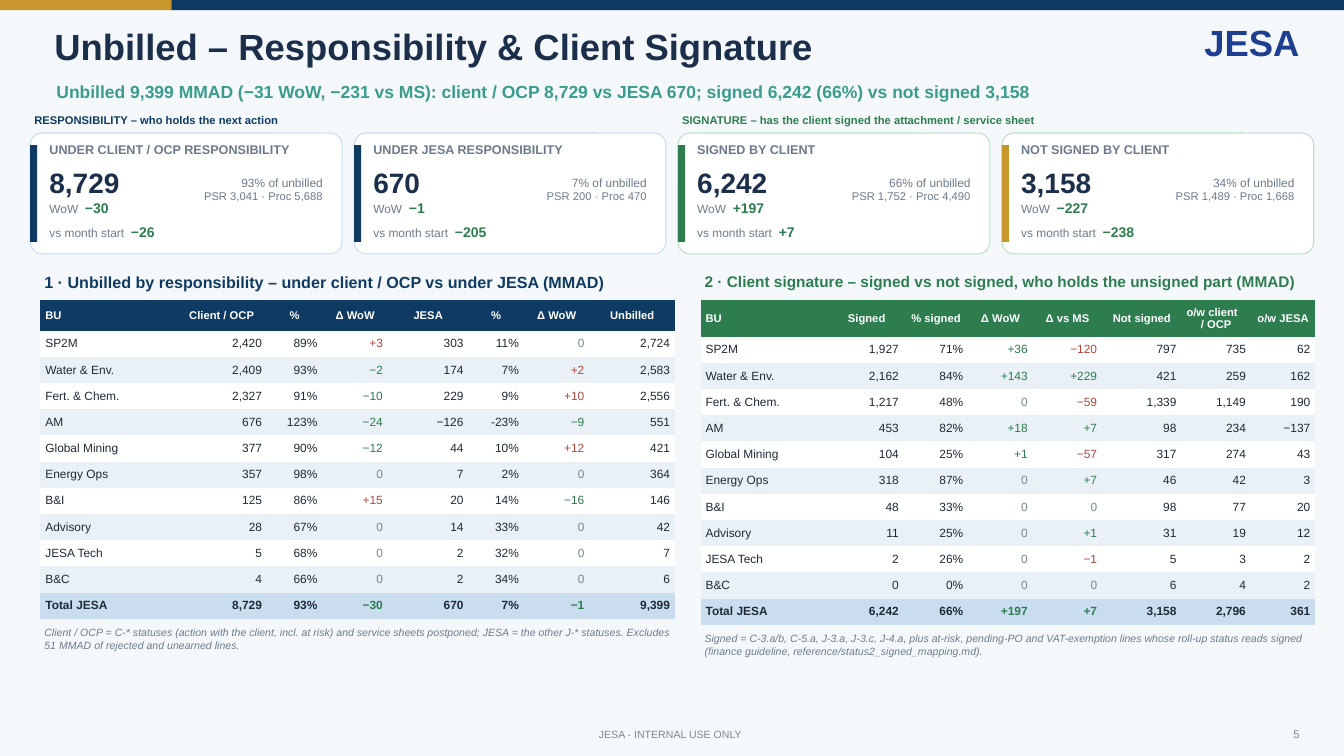
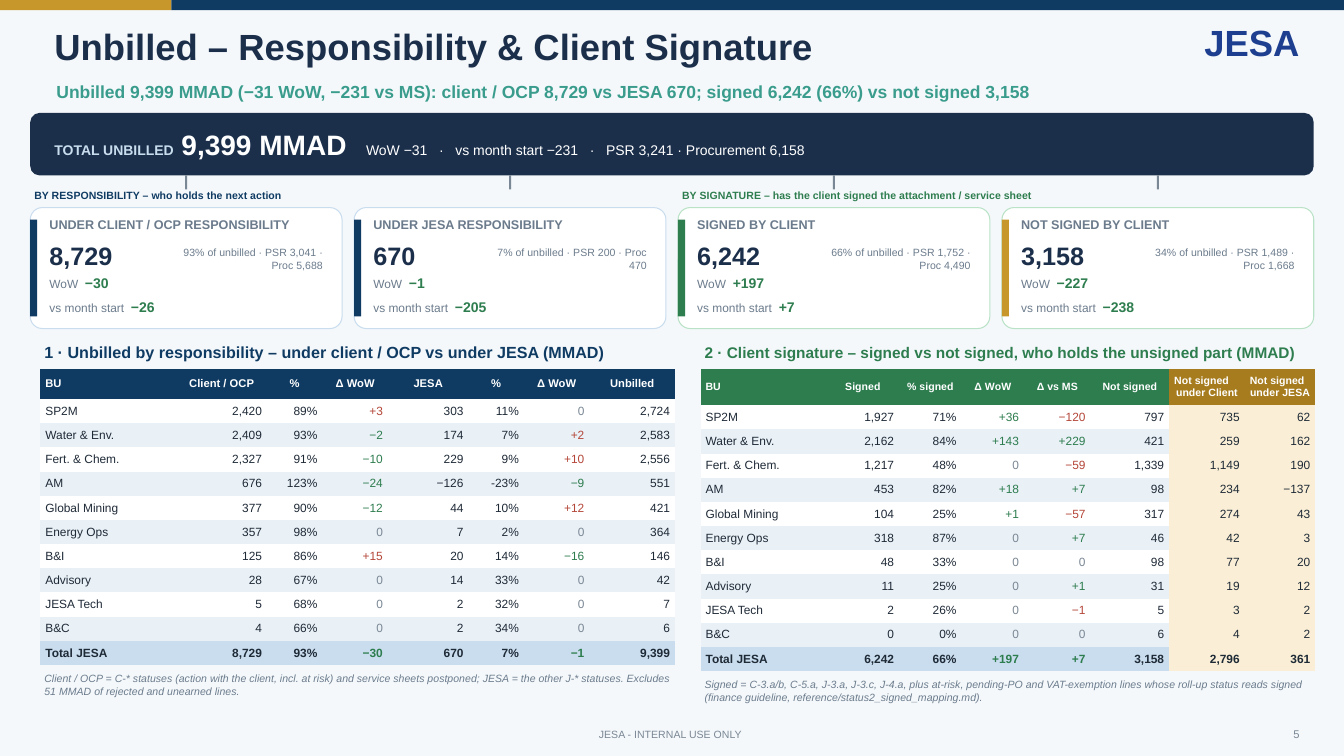
Before and after one commit to cherkaouihassan-art/Skills-Repo, a slide deck: slide 5 of weekly-ar-cash-deck/output/JESA_AR_Cash_Position_Nov_W1_2026-11-04_DRAFT.pptx. Drawn at 1344x756 pixels with LibreOffice and Linux fonts; fonts in the diff are those of the drawing. Boxes give left, top, right and bottom in pixels: in the first picture for what was removed or moved away, otherwise in the second. Text is boxed around its words. In the diff, an @@ line names an element or a change of style, - is before the commit and + after.

```diff
--- a/weekly-ar-cash-deck/output/JESA_AR_Cash_Position_Nov_W1_2026-11-04_DRAFT.pptx
+++ b/weekly-ar-cash-deck/output/JESA_AR_Cash_Position_Nov_W1_2026-11-04_DRAFT.pptx
@@ rounded rectangle added at [30, 113, 1314, 175], fill #1B2F4B @@
@@ text added at [54, 135, 805, 160], 10 pt, text #FFFFFF @@
+TOTAL UNBILLED 9,399 MMAD WoW −31 · vs month start −231 · PSR 3,241 · Procurement 6,158
@@ rectangle added at [186, 175, 188, 190], fill #7A8794 @@
@@ rectangle added at [509, 175, 511, 190], fill #7A8794 @@
@@ rectangle added at [833, 175, 835, 190], fill #7A8794 @@
@@ rectangle added at [1157, 175, 1159, 190], fill #7A8794 @@
@@ text at [34, 191, 281, 199]: text changed; size 8 to 7.5 pt @@
-RESPONSIBILITY – who holds the next action
+BY RESPONSIBILITY – who holds the next action
@@ text at [682, 191, 1032, 201]: text changed; size 8 to 7.5 pt @@
-SIGNATURE – has the client signed the attachment / service sheet
+BY SIGNATURE – has the client signed the attachment / service sheet
@@ 16 texts, 4 rounded rectangles, 4 rectangles: place and size @@
-16 texts, 4 rounded rectangles, 4 rectangles at [30, 133, 1314, 254]
+16 texts, 4 rounded rectangles, 4 rectangles at [30, 208, 1314, 329]
@@ size 20 to 18 pt in 4 elements at [49, 247, 112, 269], [373, 247, 415, 266], [697, 247, 760, 269], [1021, 247, 1084, 269] @@
@@ text at [183, 248, 322, 270]: text changed; size 8 to 7.5 pt @@
-93% of unbilled
-PSR 3,041 · Proc 5,688
+93% of unbilled · PSR 3,041 · Proc 5,688
@@ text at [497, 248, 647, 269]: text changed; size 8 to 7.5 pt @@
-7% of unbilled
-PSR 200 · Proc 470
+7% of unbilled · PSR 200 · Proc 470
@@ text at [831, 248, 970, 270]: text changed; size 8 to 7.5 pt @@
-66% of unbilled
-PSR 1,752 · Proc 4,490
+66% of unbilled · PSR 1,752 · Proc 4,490
@@ text at [1155, 248, 1294, 270]: text changed; size 8 to 7.5 pt @@
-34% of unbilled
-PSR 1,489 · Proc 1,668
+34% of unbilled · PSR 1,489 · Proc 1,668
@@ text "1 · Unbilled by responsibility ...": place and size @@
-text "1 · Unbilled by responsibility ..." at [44, 276, 604, 292]
+text "1 · Unbilled by responsibility ..." at [44, 346, 604, 362]
@@ text "2 · Client signature – ...": place and size @@
-text "2 · Client signature – ..." at [705, 276, 1294, 291]
+text "2 · Client signature – ..." at [705, 347, 1294, 361]
@@ table: place and size @@
-table at [40, 300, 676, 619]
+table at [40, 369, 676, 665]
@@ table at [701, 369, 1316, 671] @@
-row 1, column 7: o/w client / OCP
+row 1, column 7: Not signed under Client
-row 1, column 8: o/w JESA
+row 1, column 8: Not signed under JESA
@@ fill #2E7D4F to #A67C1F in 2 cells @@
@@ fill #FFFFFF to #FAEFD6 in 10 cells @@
@@ fill #E9F0F6 to #FAEFD6 in 10 cells @@
@@ fill #C9DDEE to #FAEFD6 in 2 cells @@
@@ size 8 to 7.5 pt in "BU", "Signed", "% signed", "Δ WoW" and 2 more places @@
@@ table: place and size @@
-table at [701, 300, 1317, 625]
+table at [701, 369, 1316, 671]
@@ text "Client / OCP = C-* ...": place and size @@
-text "Client / OCP = C-* ..." at [44, 628, 670, 651]
+text "Client / OCP = C-* ..." at [44, 674, 670, 697]
@@ text "Signed = C-3.a/b, C-5.a, J-3.a, ...": place and size @@
-text "Signed = C-3.a/b, C-5.a, J-3.a, ..." at [705, 634, 1302, 657]
+text "Signed = C-3.a/b, C-5.a, J-3.a, ..." at [705, 680, 1302, 703]
```
Also in this commit, not shown: 4 other slides changed, 1 other file.
